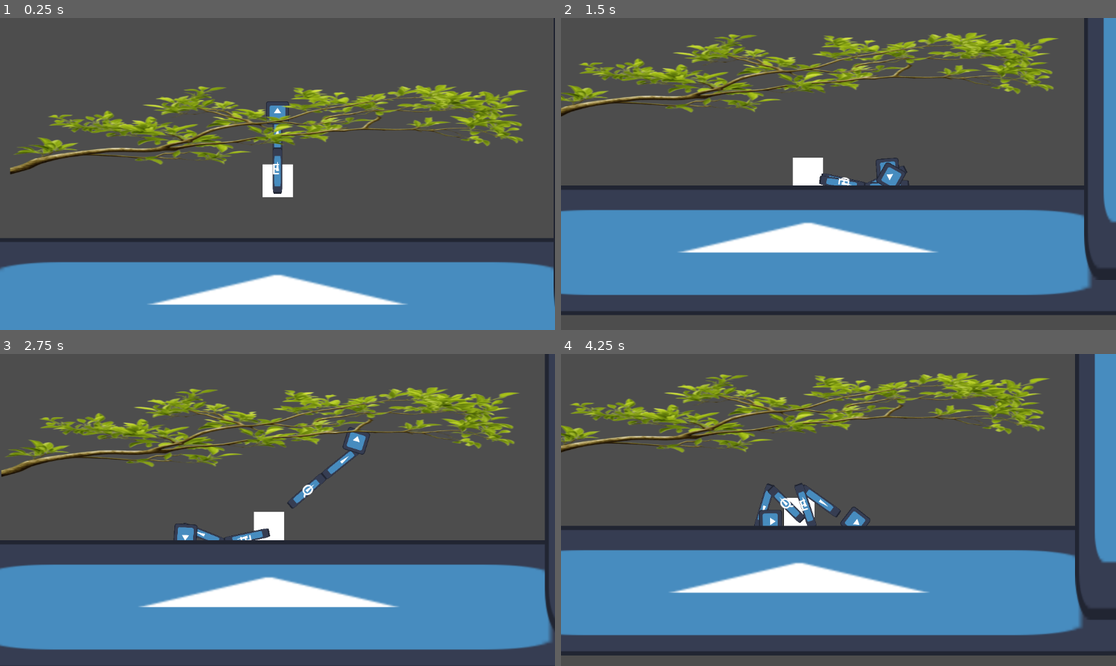
Above: before the commit, frames 1-4 (two rows, left to right).
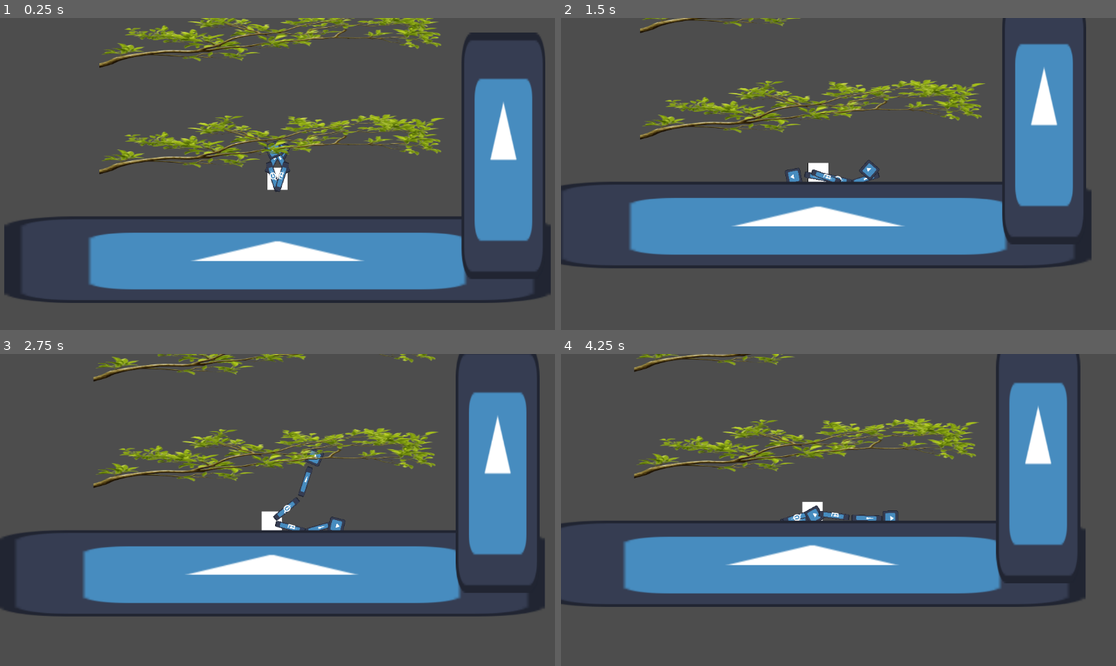
Above: after the commit, the same moments.

Repository: xjalder/banana-bar-bistro
Game: Godot game, scene res://map/test_map.tscn
Same seed, same stepped clock (60 frames per second), same inputs: the game is played once before the commit and once after it. The engine's default icon, where the game draws it, is replaced by a stand-in: a white triangle on a blue panel in a dark square.
Inputs (mouse positions are in pixels of both pictures, inside the frame that each line leads up to):
- Up to frame 1 (0.25 s): no input
- Up to frame 2 (1.5 s): move the mouse to (960, 158) at 0.52 s; hold E (right_arm) 0.53-1.28 s; move the mouse to (727, 189) at 1.27 s; hold Q (left_arm) from 1.28 s (still down)
- Up to frame 3 (2.75 s): move the mouse to (333, 441) at 2.02 s; release Q (left_arm) at 2.03 s; hold E (right_arm) from 2.03 s (still down)
- Up to frame 4 (4.25 s): move the mouse to (810, 572) at 2.77 s; move the mouse to (1005, 556) at 3.52 s; release E (right_arm) at 3.53 s; hold Q (left_arm) from 3.53 s (still down)

The runs differ from the first frame. In frame 1, 43% of the frame differs, in the area x 0-100%, y 0-100%; in frame 2, 44%; in frame 3, 46%; in frame 4, 46%.

Commit message:
Implemented player body gyroscope and improves wasd movement

Diff:
--- a/map/test_map.tscn
+++ b/map/test_map.tscn
@@ -51,3 +51,45 @@
 [node name="CollisionShape2D" type="CollisionShape2D" parent="Area2D" unique_id=1245552]
 scale = Vector2(20.160002, 9.080001)
 shape = SubResource("RectangleShape2D_1yi38")
+
+[node name="Area2D2" type="Area2D" parent="." unique_id=1889422369]
+position = Vector2(13.999998, -555)
+scale = Vector2(2.92, 0.88)
+collision_layer = 8
+collision_mask = 4
+script = ExtResource("3_67hre")
+
+[node name="Sprite2D" type="Sprite2D" parent="Area2D2" unique_id=359399599]
+texture = ExtResource("3_vv62k")
+
+[node name="CollisionShape2D" type="CollisionShape2D" parent="Area2D2" unique_id=903801478]
+scale = Vector2(20.160002, 9.080001)
+shape = SubResource("RectangleShape2D_1yi38")
+
+[node name="Area2D3" type="Area2D" parent="." unique_id=155468438]
+position = Vector2(13.999998, -935)
+scale = Vector2(2.92, 0.88)
+collision_layer = 8
+collision_mask = 4
+script = ExtResource("3_67hre")
+
+[node name="Sprite2D" type="Sprite2D" parent="Area2D3" unique_id=1838956579]
+texture = ExtResource("3_vv62k")
+
+[node name="CollisionShape2D" type="CollisionShape2D" parent="Area2D3" unique_id=299475362]
+scale = Vector2(20.160002, 9.080001)
+shape = SubResource("RectangleShape2D_1yi38")
+
+[node name="Area2D4" type="Area2D" parent="." unique_id=1595525836]
+position = Vector2(13.999998, -1363)
+scale = Vector2(2.92, 0.88)
+collision_layer = 8
+collision_mask = 4
+script = ExtResource("3_67hre")
+
+[node name="Sprite2D" type="Sprite2D" parent="Area2D4" unique_id=519289975]
+texture = ExtResource("3_vv62k")
+
+[node name="CollisionShape2D" type="CollisionShape2D" parent="Area2D4" unique_id=62169486]
+scale = Vector2(20.160002, 9.080001)
+shape = SubResource("RectangleShape2D_1yi38")
--- a/player/arm.tscn
+++ b/player/arm.tscn
@@ -29,7 +29,7 @@
 node_a = NodePath("..")
 node_b = NodePath("../../Hand")
 bias = 0.6
-softness = 8.0
+softness = 4.0
 
 [node name="Backarm" type="RigidBody2D" parent="." unique_id=946832784]
 collision_layer = 0
@@ -47,7 +47,7 @@
 node_a = NodePath("..")
 node_b = NodePath("../../Forearm")
 bias = 0.6
-softness = 8.0
+softness = 4.0
 
 [node name="Label" type="Label" parent="Backarm" unique_id=1473769511]
 offset_left = -16.294687
--- a/player/body.gd
+++ b/player/body.gd
@@ -2,6 +2,11 @@
 
 @export var left_arm : Arm
 @export var right_arm : Arm
+
+# The angle you want the body to maintain (in radians)
+var target_angle = 0.0
+# How strongly the gyroscope corrects the rotation
+var gyroscope_strength = 100.0
 
 # Called when the node enters the scene tree for the first time.
 func _ready() -> void:
@@ -10,7 +15,16 @@
 
 func make_joint(arm : Arm):
 	var joint := PinJoint2D.new()
-	joint.softness = 10
+	joint.softness = 2
 	joint.node_a = self.get_path()
 	joint.node_b = arm.back_arm.get_path()
+	joint.position = Vector2(-5, 0) if arm == left_arm else Vector2(5,0)
 	add_child(joint)
+
+func _integrate_forces(state):
+	# Calculate difference, normalized to -PI to PI
+	var angle_diff = wrapf(target_angle - state.transform.get_rotation(), -PI, PI)
+
+	# Apply torque to counteract rotation
+	# Proportional to angular velocity for damping
+	angular_velocity = angle_diff * gyroscope_strength
--- a/player/hand.gd
+++ b/player/hand.gd
@@ -7,7 +7,7 @@
 func _physics_process(delta: float) -> void:
 	if !grabbing:
 		var local_pos := (get_global_mouse_position() - global_position).normalized()
-		apply_central_impulse(local_pos * 100)
+		apply_central_impulse(local_pos * 300)
 
 func _input(event: InputEvent) -> void:
 	if event.is_action_pressed(arm_action):
--- a/player/player.gd
+++ b/player/player.gd
@@ -16,21 +16,19 @@
 	SignalBus.ungrapple.connect(on_ungrapple)
 
 func _physics_process(delta: float) -> void:
-	if grappled or (walk_left_held and walk_right_held):
+	if grappled or (walk_left_held and walk_right_held) or body.get_contact_count() < 1:
 		return
 
 	if walk_left_held:
-		body.global_position = lerp(body.global_position, body.global_position + Vector2(-walkspeed, 0), 0.1)
+		body.global_position = lerp(body.global_position, body.global_position + Vector2(-walkspeed, 0), 0.3)
 	elif walk_right_held:
-		body.global_position = lerp(body.global_position, body.global_position + Vector2(walkspeed, 0), 0.1)
+		body.global_position = lerp(body.global_position, body.global_position + Vector2(walkspeed, 0), 0.3)
 
 func on_grapple() -> void:
 	num_arms_grappled = min(2, num_arms_grappled + 1)
 	if num_arms_grappled >= 1:
 		grappled = true
-		body.mass = 2.5
-		walk_left_held = false
-		walk_right_held = false
+		body.mass = 5
 
 func on_ungrapple() -> void:
 	num_arms_grappled = max(0, num_arms_grappled - 1)
@@ -39,9 +37,6 @@
 		body.mass = 500
 #
 func _input(event: InputEvent) -> void:
-	if grappled or body.get_contact_count() < 1:
-		return
-
 	if event.is_action_pressed("walk_left"):
 		walk_left_held = true
 	elif event.is_action_pressed("walk_right"):
--- a/player/player.tscn
+++ b/player/player.tscn
@@ -16,7 +16,7 @@
 
 [node name="Player" type="Node2D" unique_id=1042275332]
 script = ExtResource("1_yw30f")
-walkspeed = 30.0
+walkspeed = 50.0
 
 [node name="Body" type="RigidBody2D" parent="." unique_id=875229320 node_paths=PackedStringArray("left_arm", "right_arm")]
 collision_layer = 2
@@ -36,13 +36,13 @@
 shape = SubResource("RectangleShape2D_0xm2m")
 
 [node name="Camera2D" type="Camera2D" parent="Body" unique_id=1559137683]
-zoom = Vector2(0.75, 0.75)
+zoom = Vector2(0.5, 0.5)
 position_smoothing_enabled = true
 script = ExtResource("2_g1dw6")
 
 [node name="LeftArm" parent="." unique_id=2147052751 instance=ExtResource("2_yw30f")]
-position = Vector2(0, -60)
+position = Vector2(-5, -60)
 arm_type = 0
 
 [node name="RightArm" parent="." unique_id=275786823 instance=ExtResource("2_yw30f")]
-position = Vector2(0, -60)
+position = Vector2(5, -60)
--- a/project.godot
+++ b/project.godot
@@ -47,6 +47,11 @@
 "events": [Object(InputEventKey,"resource_local_to_scene":false,"resource_name":"","device":-1,"window_id":0,"alt_press …(192 unchanged characters)…
 ]
 }
+jump={
+"deadzone": 0.2,
+"events": [Object(InputEventKey,"resource_local_to_scene":false,"resource_name":"","device":-1,"window_id":0,"alt_pressed":false,"shift_pressed":false,"ctrl_pressed":false,"meta_pressed":false,"pressed":false,"keycode":0,"physical_keycode":32,"key_label":0,"unicode":32,"location":0,"echo":false,"script":null)
+]
+}
 
 [layer_names]
 
